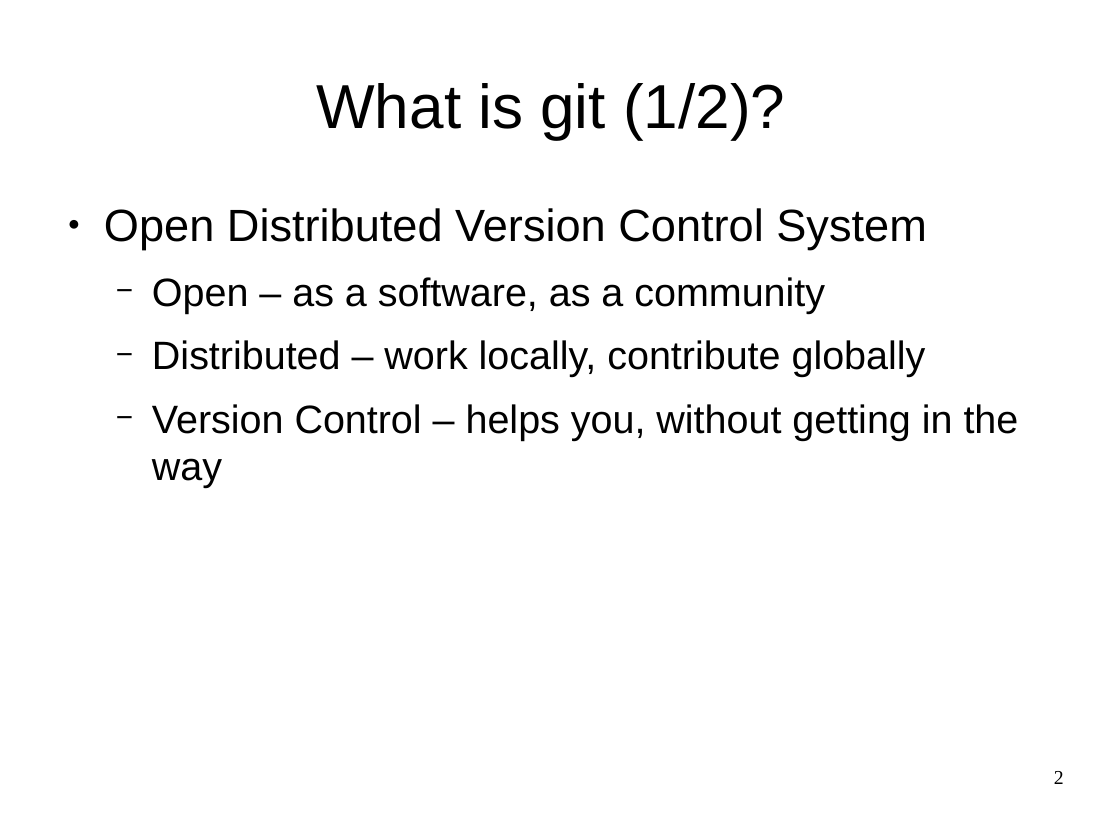
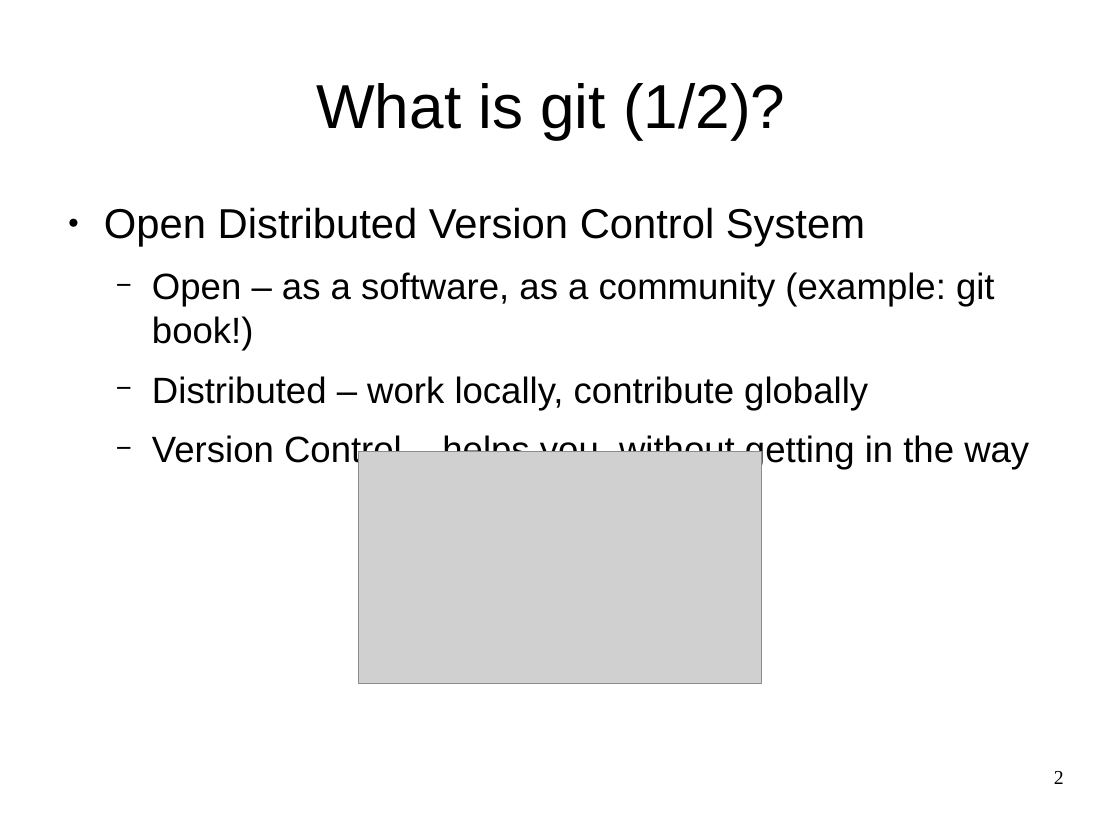
Before and after one commit to FCCVienna/FCCVienna, a slide deck: slide 2 of talks/2017-02-24_git_quick_and_dirty.odp. Drawn at 1120x840 pixels with LibreOffice and Linux fonts; fonts in the diff are those of the drawing; grey boxes stand for pictures. Boxes give left, top, right and bottom in pixels: in the first picture for what was removed or moved away, otherwise in the second. Text is boxed around its words. In the diff, an @@ line names an element or a change of style, - is before the commit and + after.

Commit message:
Talks: correct some errors in talk about git
Fixed some minor spelling errors throughout the talk,
and added a picture to the section "what is git".

```diff
--- a/talks/2017-02-24_git_quick_and_dirty.odp
+++ b/talks/2017-02-24_git_quick_and_dirty.odp
@@ text at (104, 207, 1029, 470): size 32 to 29.6 pt in "Open Distributed Version Control System"; size 28 to 25.9 pt in "Distributed – work locally, contribute globally", "Version Control – helps you, without getting ..." @@
@@ text at (152, 272, 995, 350): text changed; size 28 to 25.9 pt @@
-  − Open – as a software, as a community
+  − Open – as a software, as a community (example: git book!)
@@ picture added at (359, 451, 761, 684) @@
```
Also in this commit, not shown: 3 other slides changed, 1 slide added.
